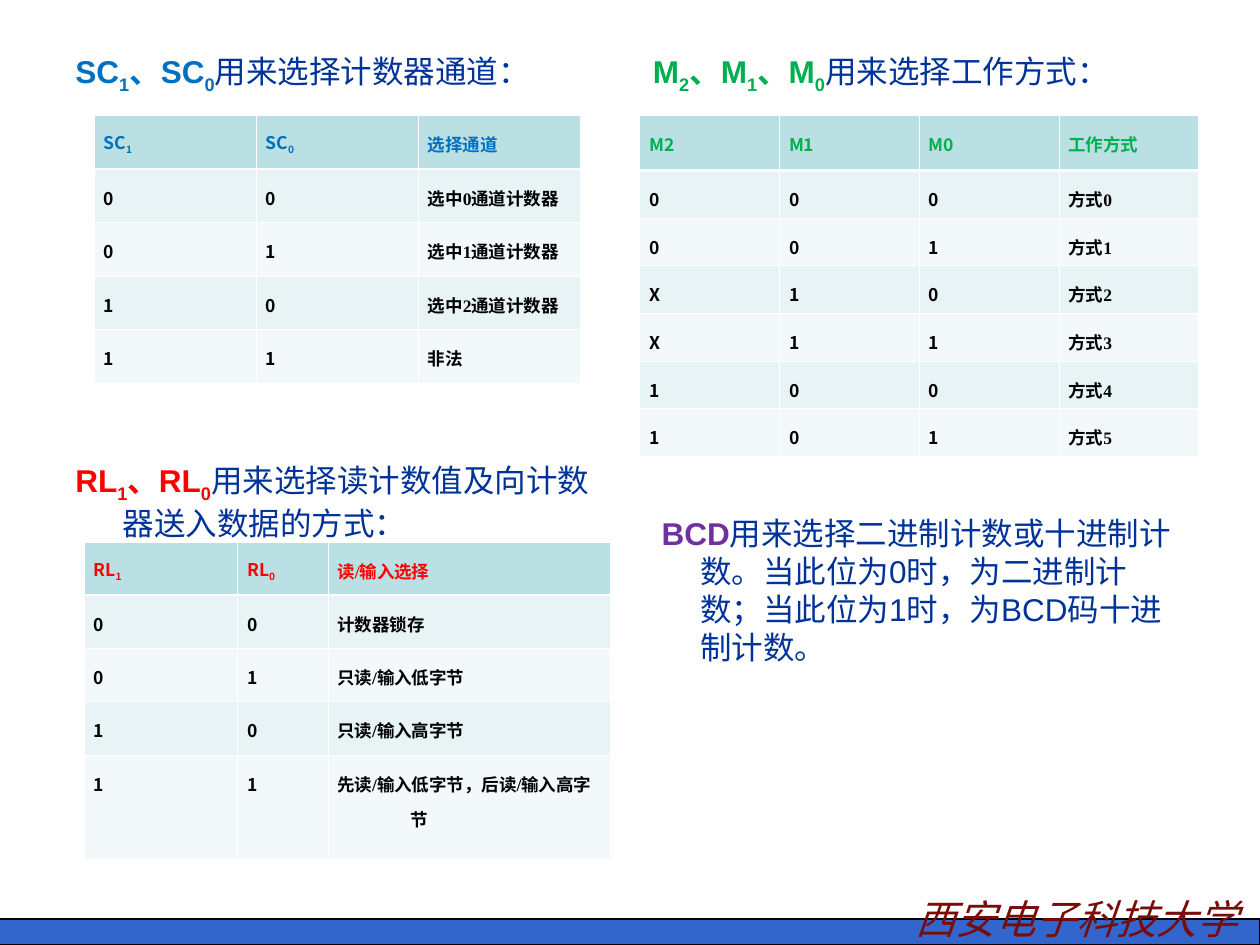
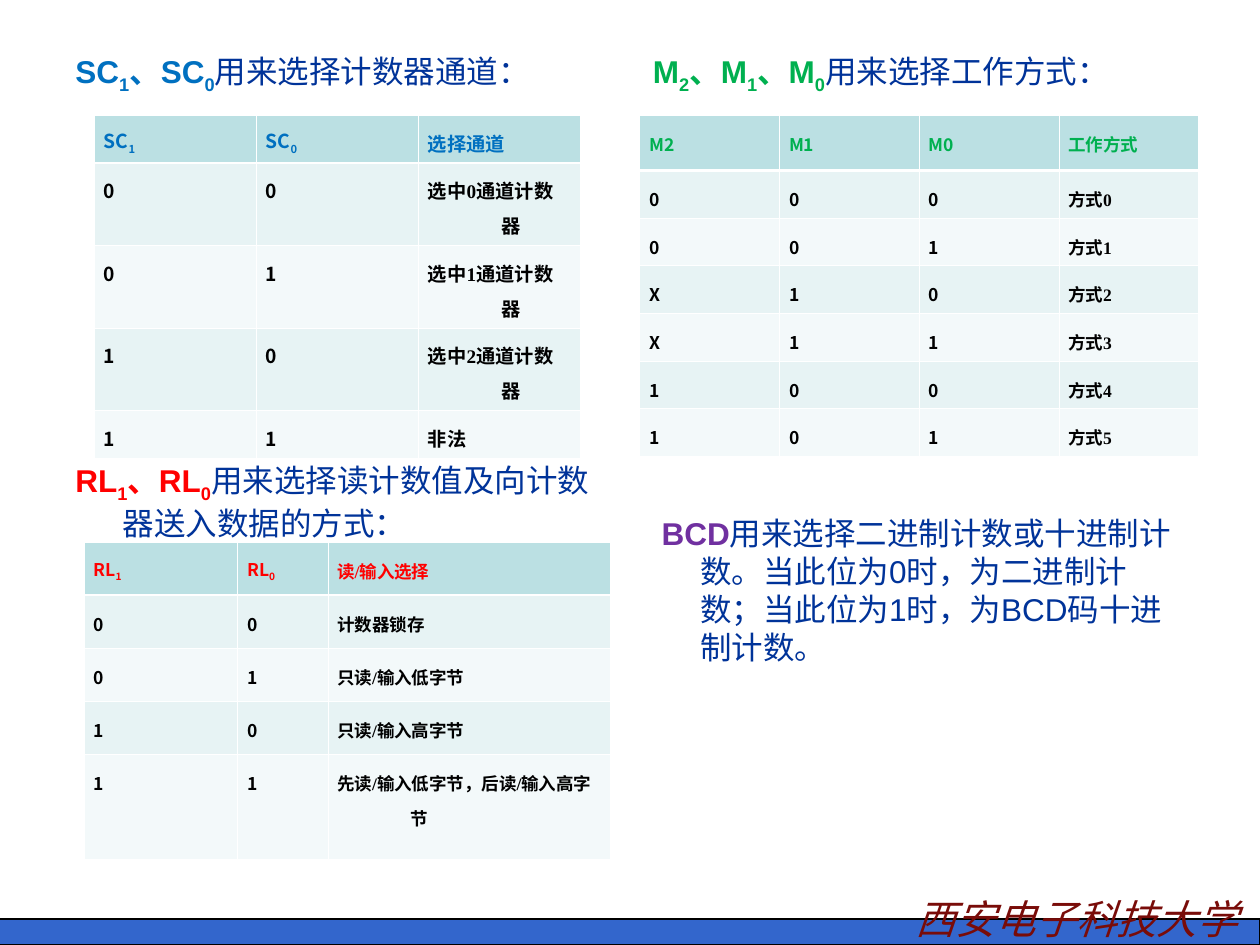
Before and after one commit to ZiHao256/LabsofMicrocomputer, a slide deck: slide 28 of 实验资料/微机系统实验课件.ppt. Drawn at 1260x945 pixels with LibreOffice and Linux fonts; fonts in the diff are those of the drawing; background and template pictures are left out. Boxes give left, top, right and bottom in pixels: in the first picture for what was removed or moved away, otherwise in the second. Text is boxed around its words. In the diff, an @@ line names an element or a change of style, - is before the commit and + after.

```diff
--- a/实验资料/微机系统实验课件.ppt
+++ b/实验资料/微机系统实验课件.ppt
@@ table at (x1=94, y1=115, x2=582, y2=452) @@
@@ size 10 to 11 pt @@
```
Also in this commit, not shown: 3 other slides changed, 14 other files.
